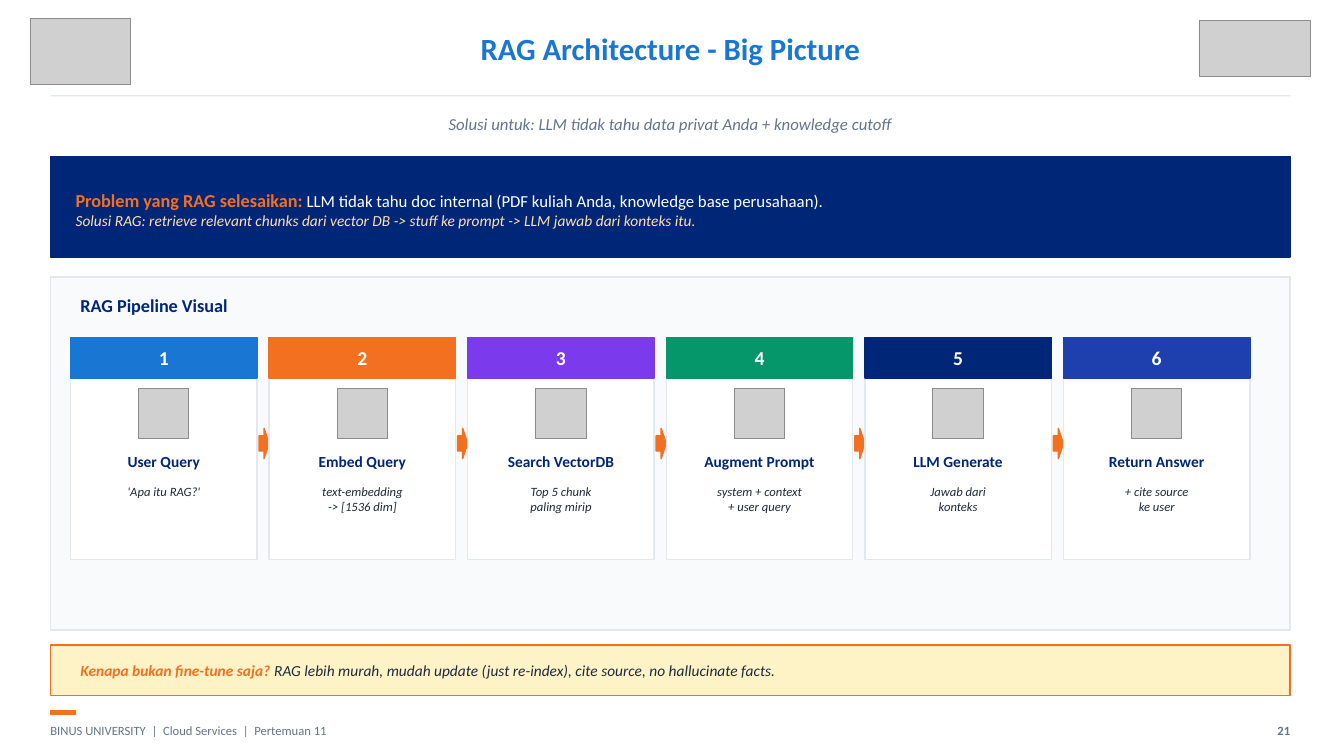
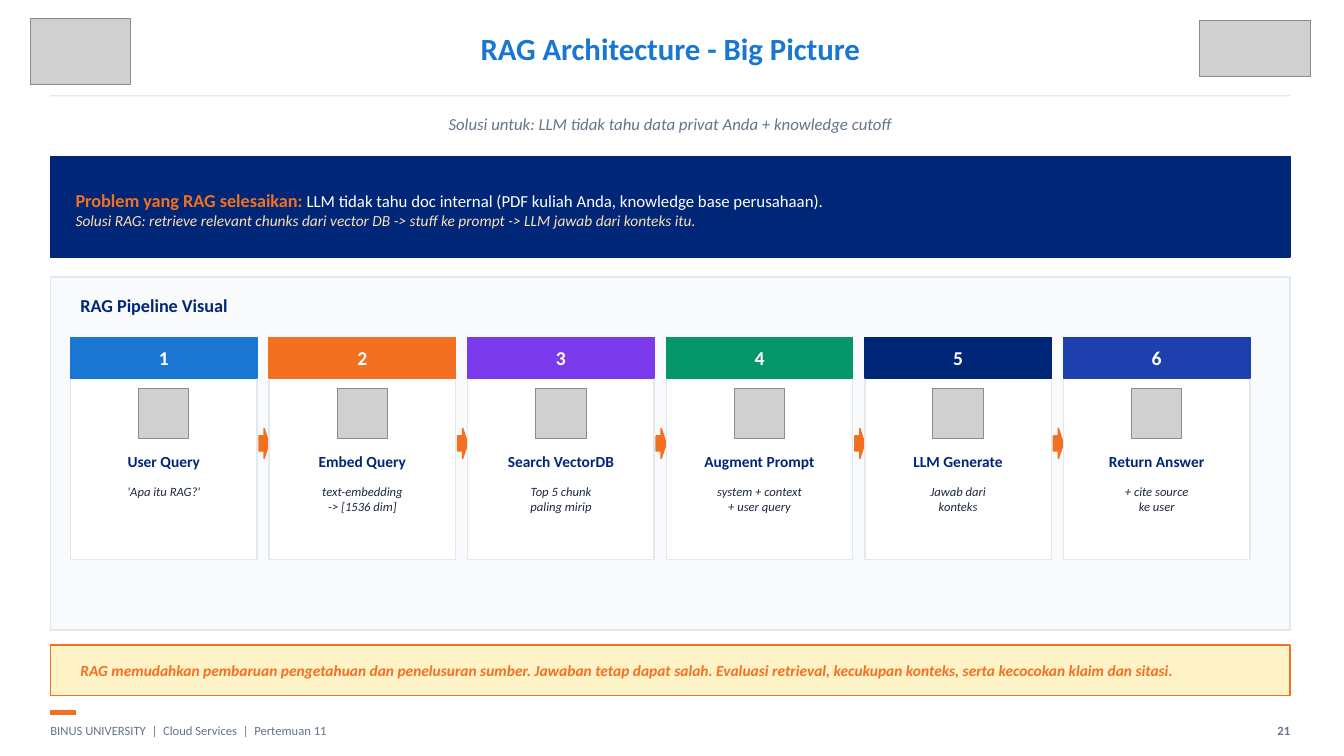
Before and after one commit to SeedFlora/meet11CloudService, a slide deck: slide 21 of slides/Teori_Pertemuan_11.pptx. Drawn at 1344x756 pixels with LibreOffice and Linux fonts; fonts in the diff are those of the drawing; grey boxes stand for pictures. Boxes give left, top, right and bottom in pixels: in the first picture for what was removed or moved away, otherwise in the second. Text is boxed around its words. In the diff, an @@ line names an element or a change of style, - is before the commit and + after.

```diff
--- a/slides/Teori_Pertemuan_11.pptx
+++ b/slides/Teori_Pertemuan_11.pptx
@@ text at box(80, 665, 1173, 679): text changed; text colour #1E293B to #F37021; bold on @@
-Kenapa bukan fine-tune saja? RAG lebih murah, mudah update (just re-index), cite source, no hallucinate facts.
+RAG memudahkan pembaruan pengetahuan dan penelusuran sumber. Jawaban tetap dapat salah. Evaluasi retrieval, kecukupan konteks, serta kecocokan klaim dan sitasi.
```
Also in this commit, not shown: 8 other slides changed, 12 other files.
